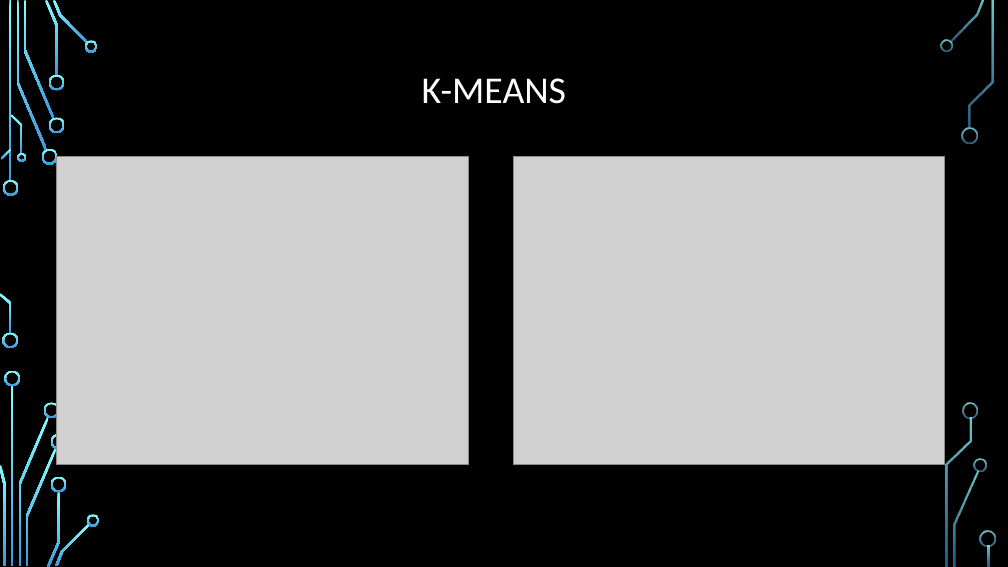
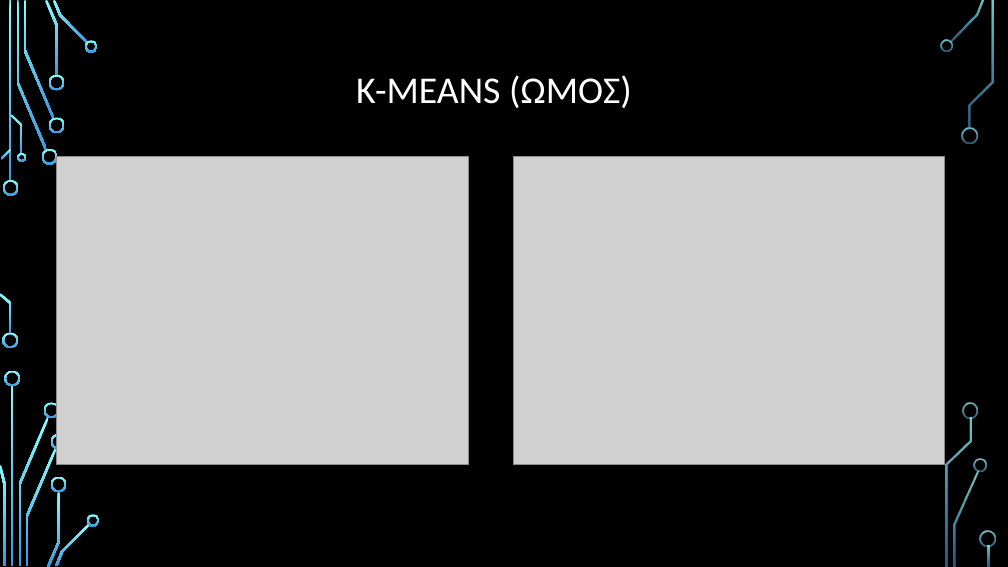
Before and after one commit to johny-kampe/Athletic-Performance-Optimization-Diploma-Thesis, a slide deck: slide 12 of Athletic Performance Optimization.pptx (slide 10 before the commit). Drawn at 1008x567 pixels with LibreOffice and Linux fonts; fonts in the diff are those of the drawing; grey boxes stand for pictures; background and template pictures are left out. Boxes give left, top, right and bottom in pixels: in the first picture for what was removed or moved away, otherwise in the second. Text is boxed around its words. In the diff, an @@ line names an element or a change of style, - is before the commit and + after.

```diff
--- a/Athletic Performance Optimization.pptx
+++ b/Athletic Performance Optimization.pptx
@@ title at [356,75,632,108]: text changed @@
-K-MEANS
+K-MEANS (ΩΜΟΣ)
```
Also in this commit, not shown: 2 other slides changed, 6 slides added, 4 slides removed.
